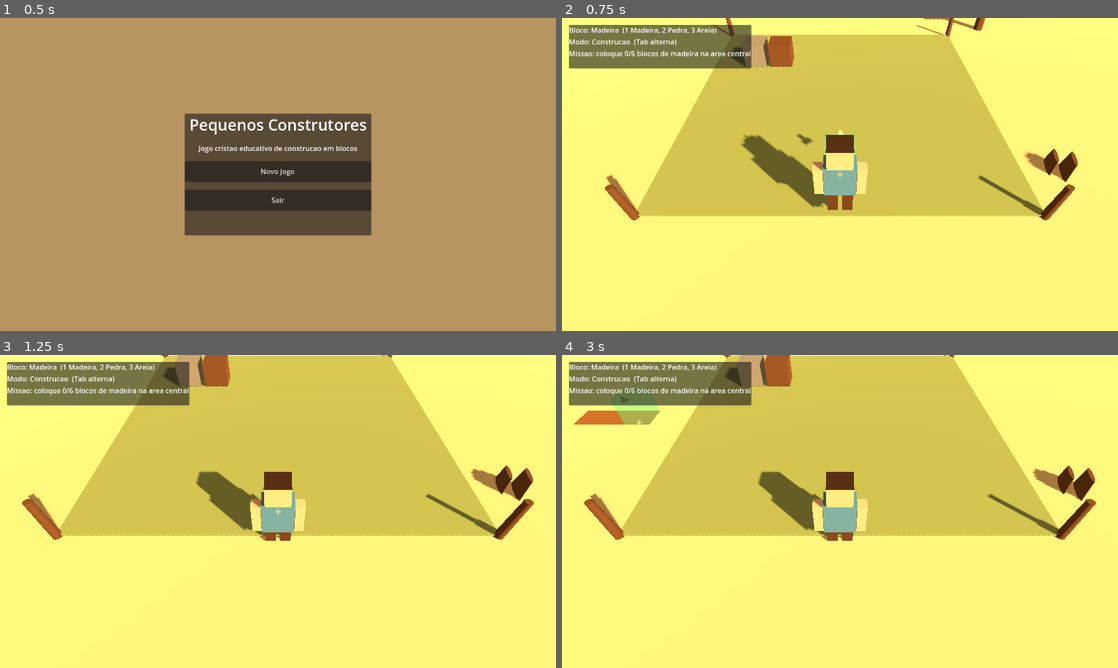
Above: before the commit, frames 1-4 (two rows, left to right).
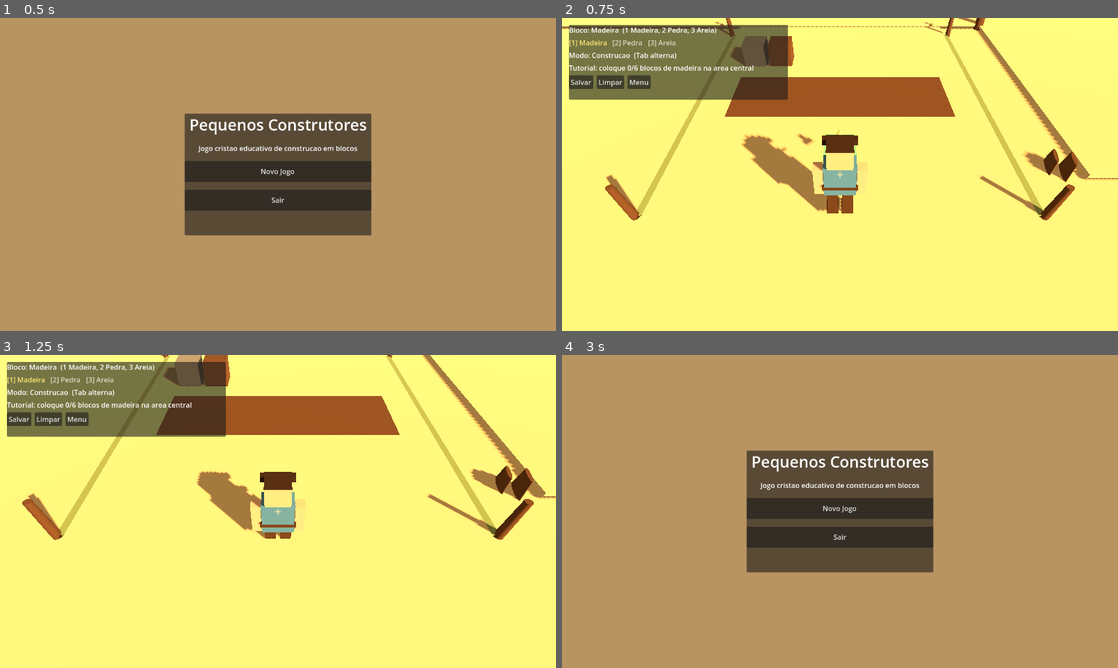
Above: after the commit, the same moments.

Repository: Luizgjunior/pequenosconstrutores
Game: Godot game, scene res://scenes/Main.tscn
The game is run twice, just before and just after one commit, with the same random seed, the same clock (stepped at 60 frames per second) and the same inputs.
Inputs (mouse positions are in pixels of both pictures, inside the frame that each line leads up to):
- Up to frame 1 (0.5 s): no input
- Up to frame 2 (0.75 s): click "Novo Jogo" at 0.5 s
- Up to frame 3 (1.25 s): no input
- Up to frame 4 (3 s): click (578, 417) at 1.25 s, where only the run after the commit has a clickable "Salvar"; click (612, 417) at 2 s, where only the run after the commit has a clickable "Limpar"; click (639, 417) at 2.75 s, where only the run after the commit has a clickable "Menu"

Frame 1 is identical in both runs. In frame 2, 34% of the frame differs, in the area x 0-100%, y 0-65%; in frame 3, 35%; in frame 4, 99%, in the area x 0-100%, y 0-100%.

Commit message:
Expande missoes interface personagem e mapa

Diff:
--- a/scenes/Game.tscn
+++ b/scenes/Game.tscn
@@ -34,20 +34,59 @@
 [node name="Panel" type="PanelContainer" parent="HudLayer"]
 offset_left = 16.0
 offset_top = 16.0
-offset_right = 430.0
-offset_bottom = 116.0
+offset_right = 520.0
+offset_bottom = 188.0
 
 [node name="VBox" type="VBoxContainer" parent="HudLayer/Panel"]
 layout_mode = 2
+theme_override_constants/separation = 6
 
 [node name="SelectedBlockLabel" type="Label" parent="HudLayer/Panel/VBox"]
 layout_mode = 2
 text = "Bloco: Madeira"
 
+[node name="BlockBar" type="HBoxContainer" parent="HudLayer/Panel/VBox"]
+layout_mode = 2
+theme_override_constants/separation = 12
+
+[node name="WoodSlot" type="Label" parent="HudLayer/Panel/VBox/BlockBar"]
+layout_mode = 2
+theme_override_colors/font_color = Color(1, 0.9, 0.45, 1)
+text = "[1] Madeira"
+
+[node name="StoneSlot" type="Label" parent="HudLayer/Panel/VBox/BlockBar"]
+layout_mode = 2
+text = "[2] Pedra"
+
+[node name="SandSlot" type="Label" parent="HudLayer/Panel/VBox/BlockBar"]
+layout_mode = 2
+text = "[3] Areia"
+
 [node name="ModeLabel" type="Label" parent="HudLayer/Panel/VBox"]
 layout_mode = 2
 text = "Modo: Construcao"
 
-[node name="MissionLabel" type="Label" parent="HudLayer/Panel/VBox"]
+[node name="TutorialLabel" type="Label" parent="HudLayer/Panel/VBox"]
 layout_mode = 2
-text = "Missao: coloque 0/6 blocos de madeira na area central"
+text = "Tutorial: coloque 0/6 blocos de madeira na area central"
+
+[node name="ArkMissionLabel" type="Label" parent="HudLayer/Panel/VBox"]
+visible = false
+layout_mode = 2
+text = "Arca de Noe: construa a base 0/12 com madeira"
+
+[node name="Buttons" type="HBoxContainer" parent="HudLayer/Panel/VBox"]
+layout_mode = 2
+theme_override_constants/separation = 8
+
+[node name="SaveButton" type="Button" parent="HudLayer/Panel/VBox/Buttons"]
+layout_mode = 2
+text = "Salvar"
+
+[node name="ClearButton" type="Button" parent="HudLayer/Panel/VBox/Buttons"]
+layout_mode = 2
+text = "Limpar"
+
+[node name="MenuButton" type="Button" parent="HudLayer/Panel/VBox/Buttons"]
+layout_mode = 2
+text = "Menu"
--- a/scenes/player/Player.tscn
+++ b/scenes/player/Player.tscn
@@ -17,6 +17,12 @@
 
 [sub_resource type="BoxMesh" id="BoxMesh_leg"]
 size = Vector3(0.28, 0.85, 0.32)
+
+[sub_resource type="BoxMesh" id="BoxMesh_detail"]
+size = Vector3(1, 1, 1)
+
+[sub_resource type="BoxMesh" id="BoxMesh_sandal"]
+size = Vector3(0.34, 0.12, 0.44)
 
 [sub_resource type="StandardMaterial3D" id="Material_tunic"]
 albedo_color = Color(0.27, 0.42, 0.48, 1)
@@ -48,6 +54,16 @@
 material_override = SubResource("Material_tunic")
 mesh = SubResource("BoxMesh_body")
 
+[node name="ChestTrim" type="MeshInstance3D" parent="VisualRoot"]
+transform = Transform3D(0.7, 0, 0, 0, 0.08, 0, 0, 0, 0.52, 0, 1.28, -0.24)
+material_override = SubResource("Material_leather")
+mesh = SubResource("BoxMesh_detail")
+
+[node name="Belt" type="MeshInstance3D" parent="VisualRoot"]
+transform = Transform3D(0.9, 0, 0, 0, 0.1, 0, 0, 0, 0.52, 0, 0.72, -0.01)
+material_override = SubResource("Material_leather")
+mesh = SubResource("BoxMesh_detail")
+
 [node name="Head" type="MeshInstance3D" parent="VisualRoot"]
 transform = Transform3D(1, 0, 0, 0, 1, 0, 0, 0, 1, 0, 1.72, 0)
 material_override = SubResource("Material_skin")
@@ -57,6 +73,11 @@
 transform = Transform3D(1, 0, 0, 0, 0.32, 0, 0, 0, 1, 0, 1.94, -0.02)
 material_override = SubResource("Material_hair")
 mesh = SubResource("BoxMesh_head")
+
+[node name="HairFront" type="MeshInstance3D" parent="VisualRoot"]
+transform = Transform3D(0.84, 0, 0, 0, 0.16, 0, 0, 0, 0.16, 0, 1.84, -0.31)
+material_override = SubResource("Material_hair")
+mesh = SubResource("BoxMesh_detail")
 
 [node name="LeftArmPivot" type="Node3D" parent="VisualRoot"]
 transform = Transform3D(1, 0, 0, 0, 1, 0, 0, 0, 1, -0.54, 1.08, 0)
@@ -82,6 +103,11 @@
 material_override = SubResource("Material_leather")
 mesh = SubResource("BoxMesh_leg")
 
+[node name="LeftSandal" type="MeshInstance3D" parent="VisualRoot/LeftLegPivot"]
+transform = Transform3D(1, 0, 0, 0, 1, 0, 0, 0, 1, 0, -0.78, -0.03)
+material_override = SubResource("Material_leather")
+mesh = SubResource("BoxMesh_sandal")
+
 [node name="RightLegPivot" type="Node3D" parent="VisualRoot"]
 transform = Transform3D(1, 0, 0, 0, 1, 0, 0, 0, 1, 0.2, 0.44, 0)
 
@@ -90,6 +116,11 @@
 material_override = SubResource("Material_leather")
 mesh = SubResource("BoxMesh_leg")
 
+[node name="RightSandal" type="MeshInstance3D" parent="VisualRoot/RightLegPivot"]
+transform = Transform3D(1, 0, 0, 0, 1, 0, 0, 0, 1, 0, -0.78, -0.03)
+material_override = SubResource("Material_leather")
+mesh = SubResource("BoxMesh_sandal")
+
 [node name="CameraPivot" type="Node3D" parent="."]
 transform = Transform3D(1, 0, 0, 0, 1, 0, 0, 0, 1, 0, 1.7, 0)
 
--- a/scenes/world/World.tscn
+++ b/scenes/world/World.tscn
@@ -67,6 +67,16 @@
 material_override = SubResource("Material_dry_grass")
 mesh = SubResource("BoxMesh_build_area")
 
+[node name="DustPath" type="MeshInstance3D" parent="Terrain"]
+transform = Transform3D(0.32, 0, 0, 0, 0.12, 0, 0, 0, 1, 0, 0.28, 10)
+material_override = SubResource("Material_sand")
+mesh = SubResource("BoxMesh_ground")
+
+[node name="ArkFootprint" type="MeshInstance3D" parent="Terrain"]
+transform = Transform3D(0.25, 0, 0, 0, 0.08, 0, 0, 0, 0.08, 0, 0.34, 0)
+material_override = SubResource("Material_wood")
+mesh = SubResource("BoxMesh_ground")
+
 [node name="BuildMarkers" type="Node3D" parent="Terrain"]
 
 [node name="MarkerPostNorthWest" type="MeshInstance3D" parent="Terrain/BuildMarkers"]
@@ -88,6 +98,16 @@
 transform = Transform3D(0.55, 0, 0, 0, 0.8, 0, 0, 0, 0.55, 6, 0.75, 6)
 material_override = SubResource("Material_wood")
 mesh = SubResource("CylinderMesh_trunk")
+
+[node name="LowHillNorth" type="MeshInstance3D" parent="Terrain"]
+transform = Transform3D(1, 0, 0, 0, 0.42, 0, 0, 0, 0.28, -10, 0.42, -12)
+material_override = SubResource("Material_sand")
+mesh = SubResource("BoxMesh_ground")
+
+[node name="LowHillEast" type="MeshInstance3D" parent="Terrain"]
+transform = Transform3D(0.28, 0, 0, 0, 0.36, 0, 0, 0, 0.7, 13, 0.38, -8)
+material_override = SubResource("Material_sand")
+mesh = SubResource("BoxMesh_ground")
 
 [node name="BlockSamples" type="Node3D" parent="."]
 
@@ -117,6 +137,11 @@
 
 [node name="RockSouth" type="MeshInstance3D" parent="Decorations/Rocks"]
 transform = Transform3D(1.4, 0, 0, 0, 0.5, 0, 0, 0, 1, -3, 0.45, 14)
+material_override = SubResource("Material_stone")
+mesh = SubResource("BoxMesh_block")
+
+[node name="RockWest" type="MeshInstance3D" parent="Decorations/Rocks"]
+transform = Transform3D(1.1, 0, 0, 0, 0.45, 0, 0, 0, 1.3, -14, 0.42, -1)
 material_override = SubResource("Material_stone")
 mesh = SubResource("BoxMesh_block")
 
--- a/scripts/blocks/BlockBuilder.gd
+++ b/scripts/blocks/BlockBuilder.gd
@@ -10,12 +10,22 @@
 const SAVE_PATH := "user://placed_blocks.json"
 const MISSION_WOOD_TARGET := 6
 const MISSION_AREA_LIMIT := 6.0
+const ARK_BASE_TARGET := 12
+const ARK_BASE_LIMIT_X := 4.0
+const ARK_BASE_LIMIT_Z := 1.5
 
 @onready var placed_blocks_root: Node3D = $PlacedBlocks
 @onready var crosshair: Control = get_node_or_null("../AimLayer/Crosshair") as Control
 @onready var selected_block_label: Label = get_node_or_null("../HudLayer/Panel/VBox/SelectedBlockLabel") as Label
 @onready var mode_label: Label = get_node_or_null("../HudLayer/Panel/VBox/ModeLabel") as Label
-@onready var mission_label: Label = get_node_or_null("../HudLayer/Panel/VBox/MissionLabel") as Label
+@onready var tutorial_label: Label = get_node_or_null("../HudLayer/Panel/VBox/TutorialLabel") as Label
+@onready var ark_mission_label: Label = get_node_or_null("../HudLayer/Panel/VBox/ArkMissionLabel") as Label
+@onready var wood_slot_label: Label = get_node_or_null("../HudLayer/Panel/VBox/BlockBar/WoodSlot") as Label
+@onready var stone_slot_label: Label = get_node_or_null("../HudLayer/Panel/VBox/BlockBar/StoneSlot") as Label
+@onready var sand_slot_label: Label = get_node_or_null("../HudLayer/Panel/VBox/BlockBar/SandSlot") as Label
+@onready var save_button: Button = get_node_or_null("../HudLayer/Panel/VBox/Buttons/SaveButton") as Button
+@onready var clear_button: Button = get_node_or_null("../HudLayer/Panel/VBox/Buttons/ClearButton") as Button
+@onready var menu_button: Button = get_node_or_null("../HudLayer/Panel/VBox/Buttons/MenuButton") as Button
 
 var block_mesh := BoxMesh.new()
 var block_shape := BoxShape3D.new()
@@ -30,6 +40,7 @@
 var selected_block_type := "wood"
 var build_mode_enabled := true
 var tutorial_completed := false
+var ark_mission_completed := false
 var block_materials := {}
 
 
@@ -45,6 +56,7 @@
 	block_shape.size = Vector3.ONE * BLOCK_SIZE
 	_setup_block_materials()
 	_setup_preview()
+	_setup_buttons()
 	_update_crosshair_position()
 	_load_blocks()
 	_update_hud()
@@ -99,6 +111,35 @@
 		await get_tree().process_frame
 		_save_blocks()
 		_update_hud()
+
+
+func _setup_buttons() -> void:
+	if save_button != null:
+		save_button.pressed.connect(_on_save_pressed)
+	if clear_button != null:
+		clear_button.pressed.connect(_on_clear_pressed)
+	if menu_button != null:
+		menu_button.pressed.connect(_on_menu_pressed)
+
+
+func _on_save_pressed() -> void:
+	_save_blocks()
+	print("Construcao salva.")
+
+
+func _on_clear_pressed() -> void:
+	_clear_blocks()
+	await get_tree().process_frame
+	tutorial_completed = false
+	ark_mission_completed = false
+	_save_blocks()
+	_update_hud()
+
+
+func _on_menu_pressed() -> void:
+	_save_blocks()
+	Input.set_mouse_mode(Input.MOUSE_MODE_VISIBLE)
+	get_tree().change_scene_to_file("res://scenes/Main.tscn")
 
 
 func _handle_key_input(event: InputEventKey) -> void:
@@ -169,6 +210,11 @@
 	return block
 
 
+func _clear_blocks() -> void:
+	for block in placed_blocks_root.get_children():
+		block.queue_free()
+
+
 func _setup_preview() -> void:
 	preview_material.albedo_color = Color(0.25, 0.9, 0.38, 0.42)
 	preview_material.transparency = BaseMaterial3D.TRANSPARENCY_ALPHA
@@ -259,16 +305,41 @@
 		selected_block_label.text = "Bloco: %s  (1 Madeira, 2 Pedra, 3 Areia)" % _get_block_display_name(selected_block_type)
 	if mode_label != null:
 		mode_label.text = "Modo: %s  (Tab alterna)" % ("Construcao" if build_mode_enabled else "Camera")
-	if mission_label != null:
-		var wood_count := _count_mission_wood_blocks()
-		if wood_count >= MISSION_WOOD_TARGET:
+	if tutorial_label != null:
+		var tutorial_wood_count := _count_tutorial_wood_blocks()
+		if tutorial_wood_count >= MISSION_WOOD_TARGET:
 			tutorial_completed = true
 
-		mission_label.visible = not tutorial_completed
+		tutorial_label.visible = not tutorial_completed
 		if not tutorial_completed:
-			mission_label.text = "Missao: coloque %d/%d blocos de madeira na area central" % [wood_count, MISSION_WOOD_TARGET]
+			tutorial_label.text = "Tutorial: coloque %d/%d blocos de madeira na area central" % [tutorial_wood_count, MISSION_WOOD_TARGET]
 		else:
-			mission_label.text = ""
+			tutorial_label.text = ""
+	if ark_mission_label != null:
+		var ark_wood_count := _count_ark_base_wood_blocks()
+		if ark_wood_count >= ARK_BASE_TARGET:
+			ark_mission_completed = true
+
+		ark_mission_label.visible = tutorial_completed
+		if ark_mission_completed:
+			ark_mission_label.text = "Arca de Noe: base iniciada! Excelente construtor."
+		else:
+			ark_mission_label.text = "Arca de Noe: construa a base %d/%d com madeira" % [ark_wood_count, ARK_BASE_TARGET]
+	_update_block_bar()
+
+
+func _update_block_bar() -> void:
+	_set_slot_style(wood_slot_label, "wood")
+	_set_slot_style(stone_slot_label, "stone")
+	_set_slot_style(sand_slot_label, "sand")
+
+
+func _set_slot_style(label: Label, block_type: String) -> void:
+	if label == null:
+		return
+
+	var selected := block_type == selected_block_type
+	label.add_theme_color_override("font_color", Color(1.0, 0.9, 0.45, 1) if selected else Color(0.88, 0.84, 0.76, 1))
 
 
 func _get_block_display_name(block_type: String) -> String:
@@ -283,7 +354,7 @@
 			return block_type
 
 
-func _count_mission_wood_blocks() -> int:
+func _count_tutorial_wood_blocks() -> int:
 	var total := 0
 	for block in placed_blocks_root.get_children():
 		if not block is Node3D:
@@ -291,6 +362,18 @@
 		if block.get_meta("block_type", "") != "wood":
 			continue
 		if abs(block.position.x) <= MISSION_AREA_LIMIT and abs(block.position.z) <= MISSION_AREA_LIMIT:
+			total += 1
+	return total
+
+
+func _count_ark_base_wood_blocks() -> int:
+	var total := 0
+	for block in placed_blocks_root.get_children():
+		if not block is Node3D:
+			continue
+		if block.get_meta("block_type", "") != "wood":
+			continue
+		if abs(block.position.x) <= ARK_BASE_LIMIT_X and abs(block.position.z) <= ARK_BASE_LIMIT_Z:
 			total += 1
 	return total
 
Not shown: 1 places in scenes/player/Player.tscn that only renumber resources
